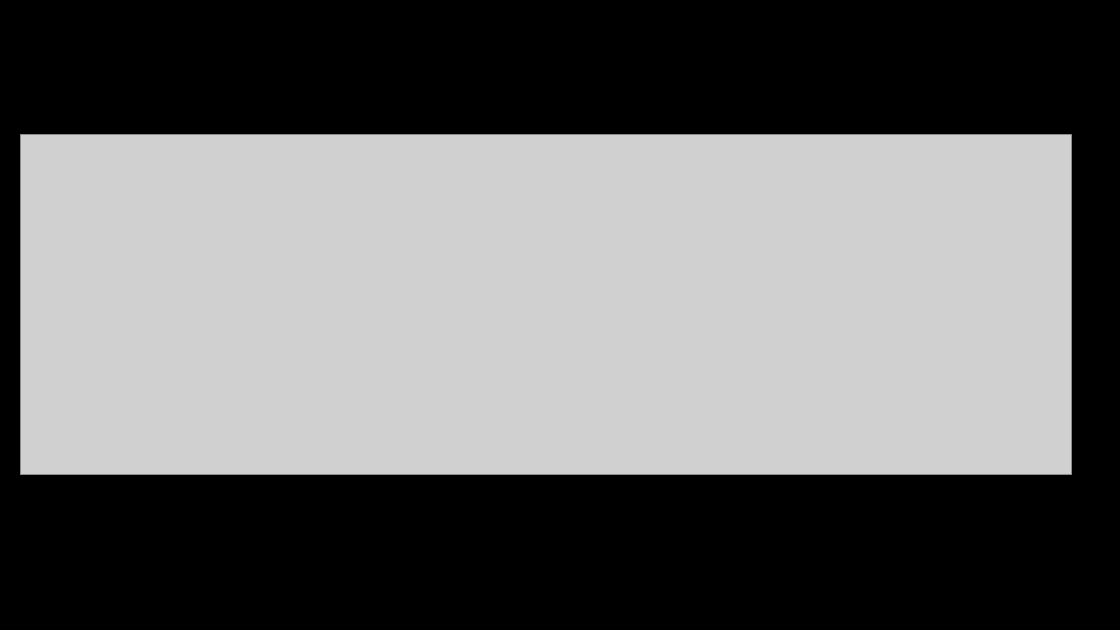
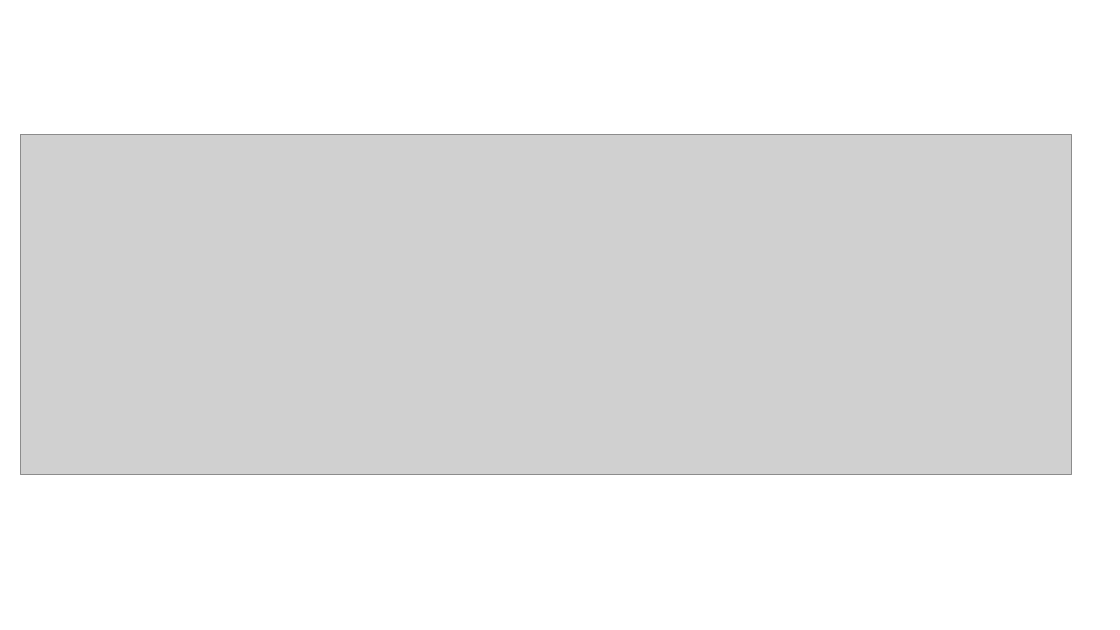
Before and after one commit to natallia-zzz/messenger_crypt, a slide deck: slide 15 of SignalProtocol.pptx (slide 11 before the commit). Drawn at 1120x630 pixels with LibreOffice and Linux fonts; fonts in the diff are those of the drawing; grey boxes stand for pictures. Boxes give left, top, right and bottom in pixels: in the first picture for what was removed or moved away, otherwise in the second. Text is boxed around its words. In the diff, an @@ line names an element or a change of style, - is before the commit and + after.

```diff
--- a/SignalProtocol.pptx
+++ b/SignalProtocol.pptx
@@ background #000000 to #FFFFFF @@
```
Also in this commit, not shown: 13 other slides changed, 5 slides added, 1 slide removed, 2 other files.
